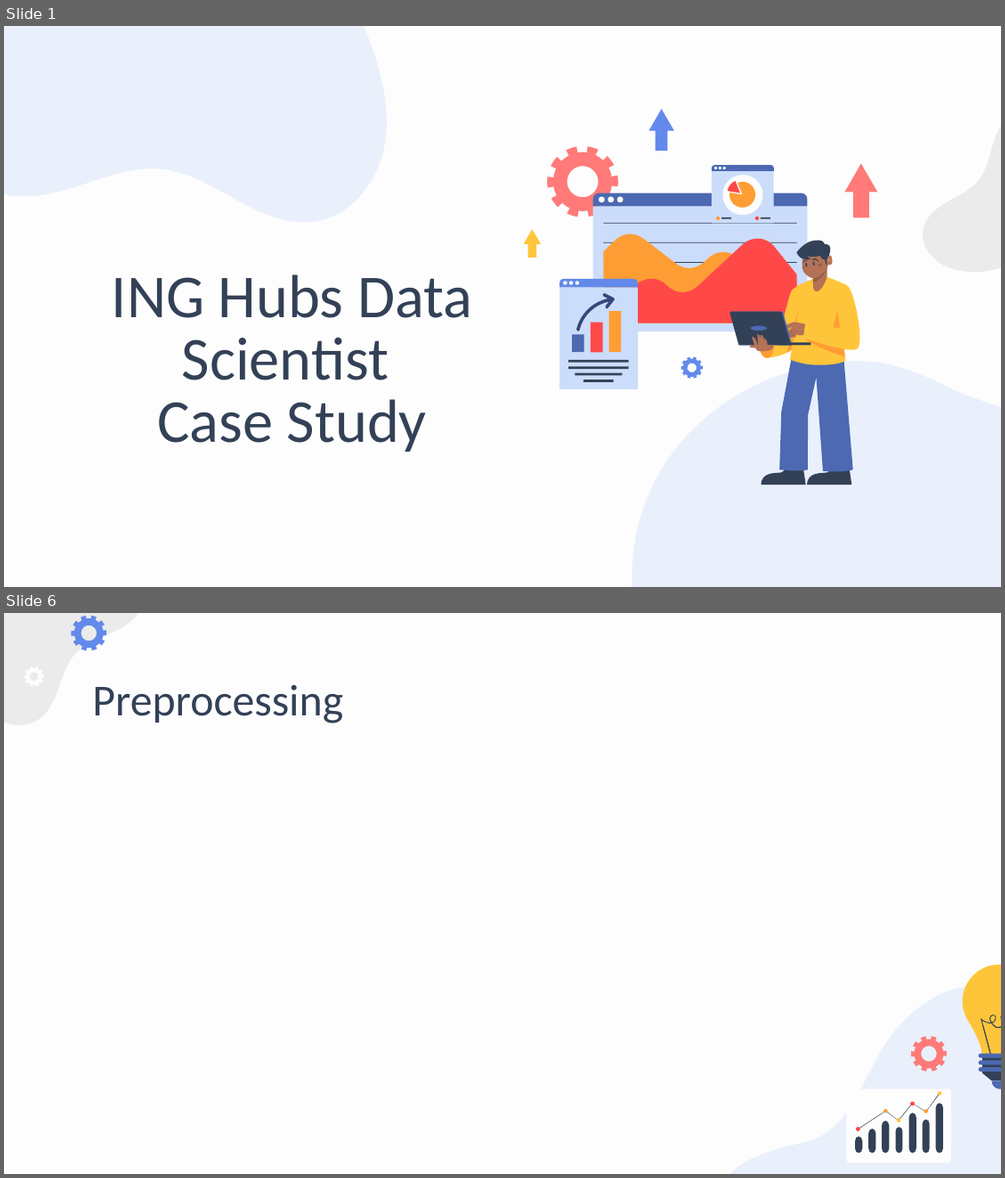
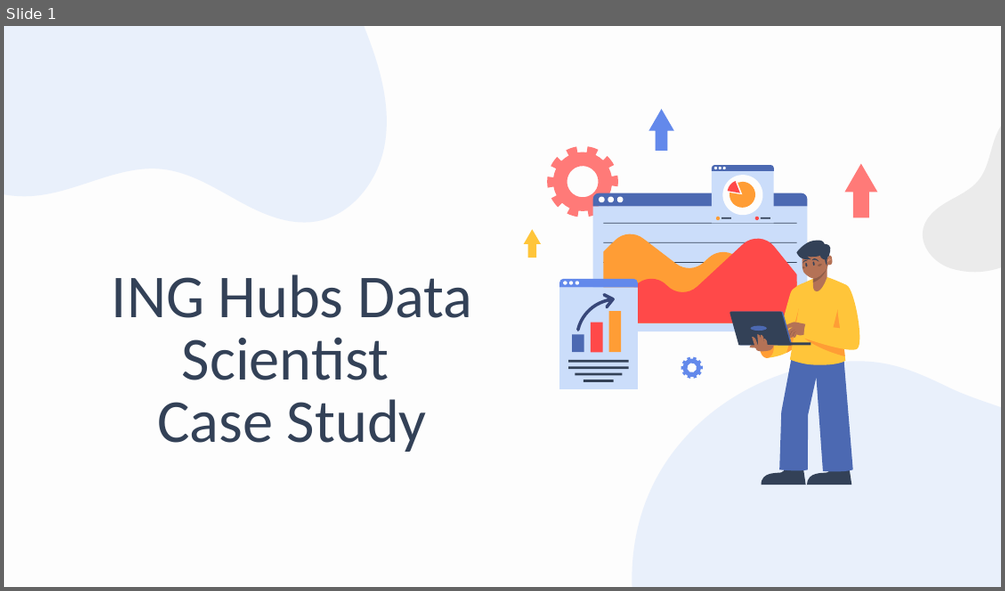
Before and after one commit to denizgunay/loan_delinquency, a slide deck: presentation.pptx. Shown one above the other, each under a label of ours: slides 1 and 6 before the commit, slide 1 after it; the slides between them are not shown. The pictures are 1005x1178 and 1005x591 pixels, drawn with LibreOffice and Linux fonts; fonts in the diff are those of the drawing. Boxes give left, top, right and bottom in pixels: in the first picture for what was removed or moved away, otherwise in the second. Text is boxed around its words. In the diff, an @@ line names an element or a change of style, - is before the commit and + after.

```diff
--- a/presentation.pptx
+++ b/presentation.pptx
@@ slide 6 removed at [4, 613, 1001, 1174], background #FDFDFD @@
@@ freeform shape removed at [4, 613, 178, 755] @@
@@ freeform shape removed at [71, 616, 106, 651] @@
@@ freeform shape removed at [24, 666, 44, 687] @@
@@ title removed at [92, 685, 343, 723] @@
-Preprocessing
@@ freeform shape removed at [663, 928, 1001, 1174] @@
@@ freeform shape removed at [911, 1036, 947, 1070] @@
@@ group removed at [846, 964, 1001, 1162]: 17 freeform shapes, 6 ellipses @@
```
Also in this commit, not shown: 2 slides changed, 18 slides added, 2 other slides removed, 8 other files.
